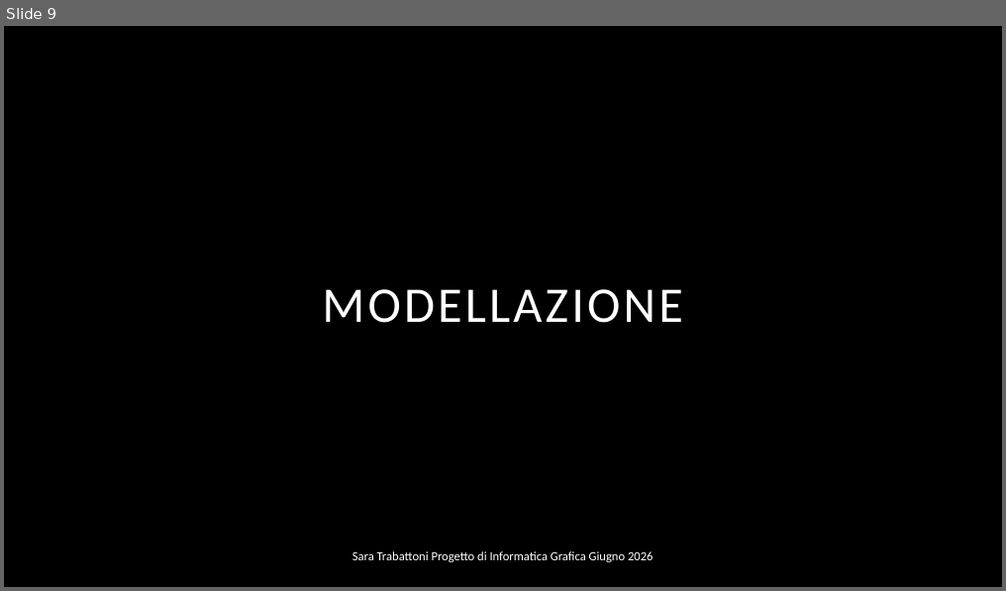
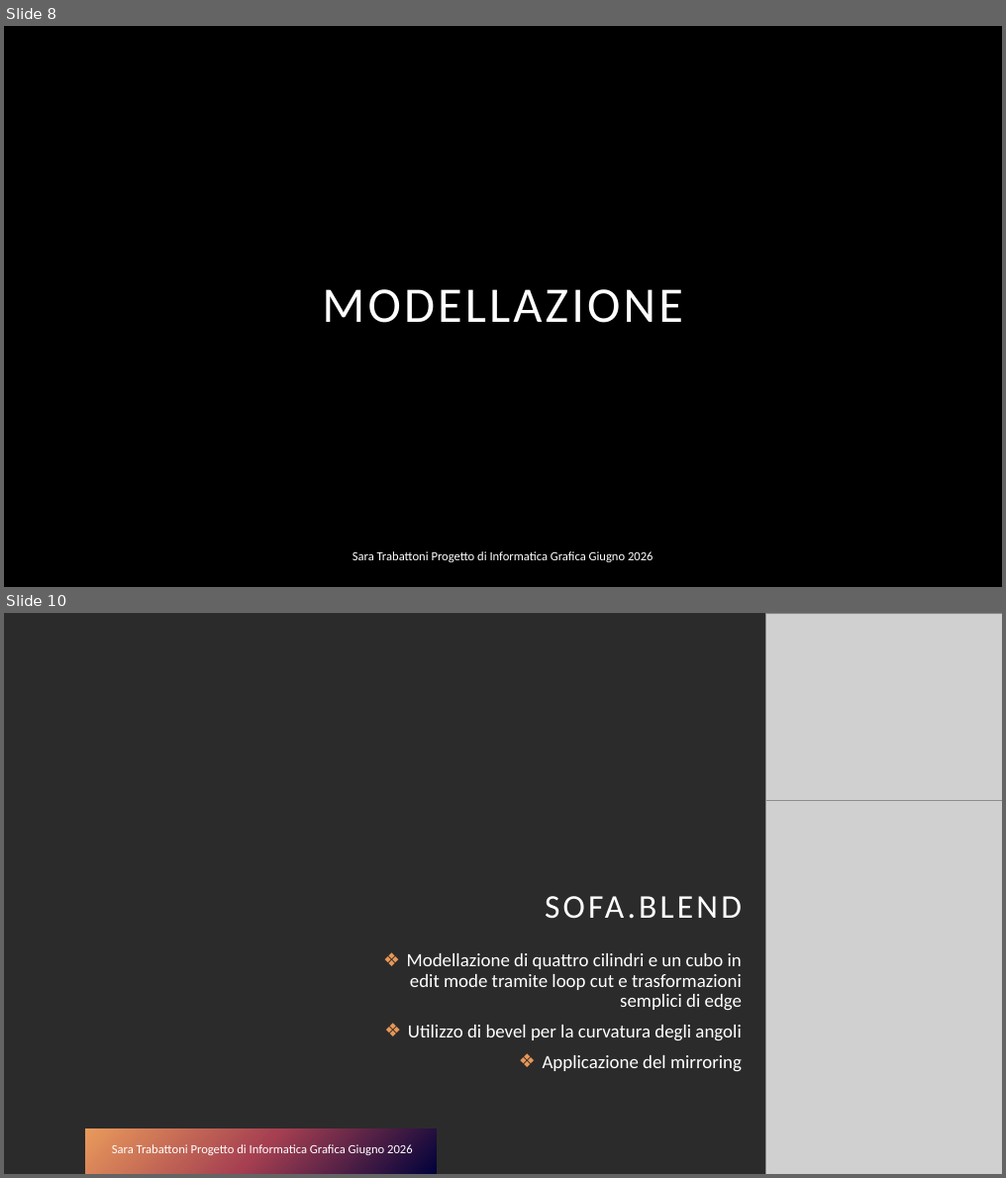
Before and after one commit to saratrabby/ComputerGraphicsProject, a slide deck: PresentazioneProgettoIG.pptx. Shown one above the other, each under a label of ours: slide 9 before the commit, slides 8 and 10 after it; the slides between them are not shown. The pictures are 1006x591 and 1006x1178 pixels, drawn with LibreOffice and Linux fonts; fonts in the diff are those of the drawing; grey boxes stand for pictures; background and template pictures are left out; a plain dark background stands for a picture behind light text. Boxes give left, top, right and bottom in pixels: in the first picture for what was removed or moved away, otherwise in the second. Text is boxed around its words. In the diff, an @@ line names an element or a change of style, - is before the commit and + after.

```diff
--- a/PresentazioneProgettoIG.pptx
+++ b/PresentazioneProgettoIG.pptx
@@ slide 10 added at box(4, 613, 1002, 1174), background picture (left out) @@
@@ picture added at box(766, 613, 1002, 800) @@
@@ picture added at box(766, 800, 1002, 1174) @@
@@ title added at box(545, 896, 742, 919), 32 pt, text #FFFFFF @@
+SOFA.BLEND
@@ text added at box(407, 954, 742, 1072), 18 pt, text #FFFFFF @@
+❖ Modellazione di quattro cilindri e un cubo in edit mode tramite loop cut e trasformazioni semplici di edge
+❖ Utilizzo di bevel per la curvatura degli angoli
+❖ Applicazione del mirroring
@@ rectangle added at box(85, 1129, 437, 1174), fill gradient #00023A to #A53F51 to #E99A5B @@
@@ text added at box(112, 1145, 412, 1156), 12 pt, text #FFFFFF @@
+Sara Trabattoni Progetto di Informatica Grafica Giugno 2026
@@ what was slide 9 is now slide 8 @@
```
Also in this commit, not shown: 4 other slides added, 1 slide removed, 7 other files.
